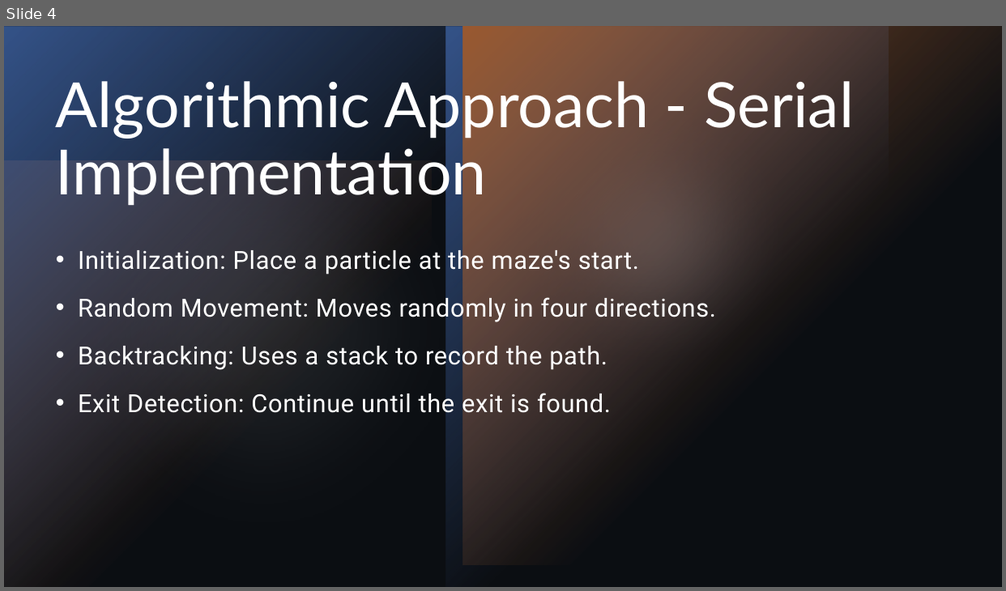
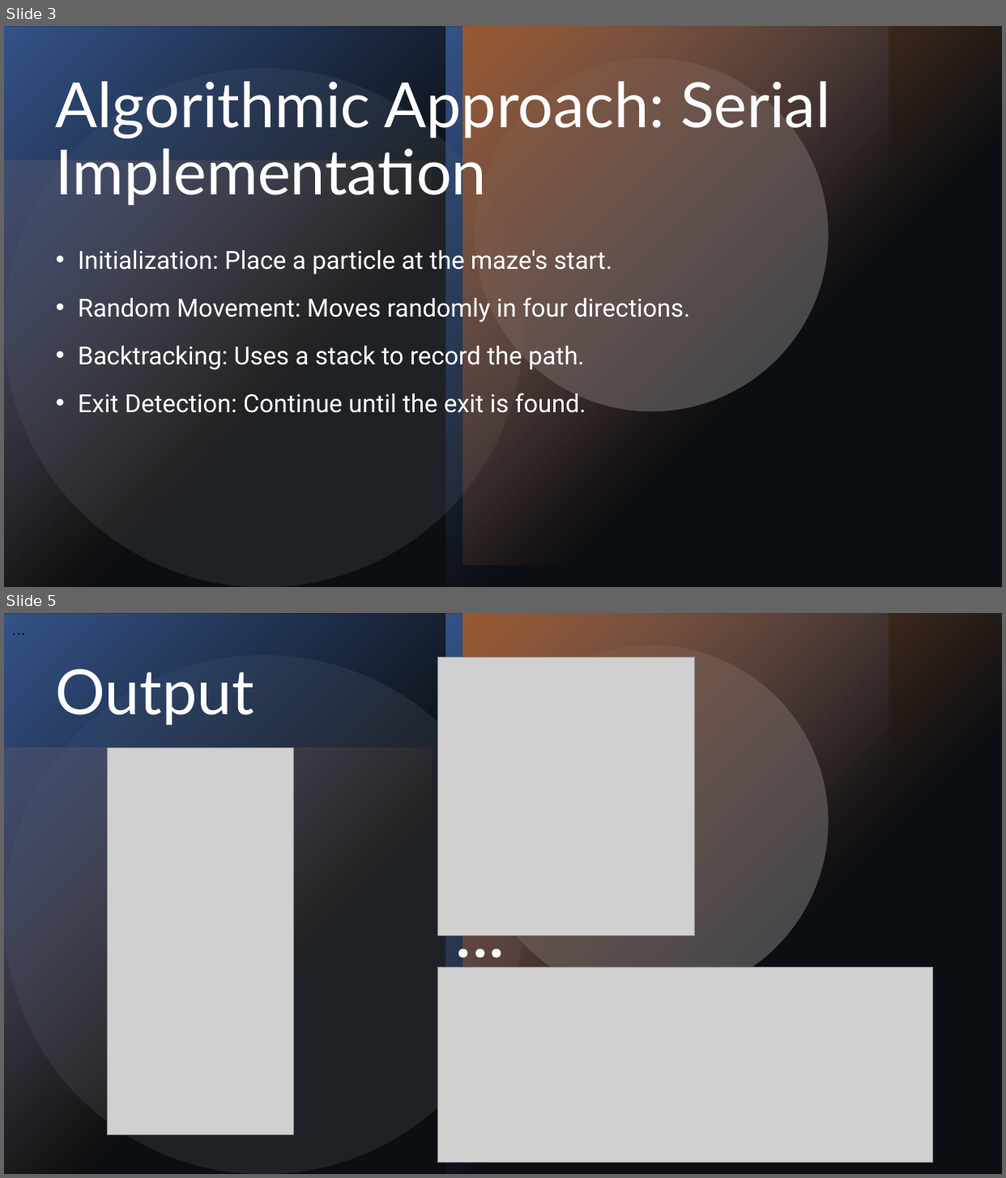
Before and after one commit to R-Marconi01/Maze-Solver, a slide deck: Maze Solver.pptx. Shown one above the other, each under a label of ours: slide 4 before the commit, slides 3 and 5 after it; the slides between them are not shown. The pictures are 1006x591 and 1006x1178 pixels, drawn with LibreOffice and Linux fonts; fonts in the diff are those of the drawing; grey boxes stand for pictures. Boxes give left, top, right and bottom in pixels: in the first picture for what was removed or moved away, otherwise in the second. Text is boxed around its words. In the diff, an @@ line names an element or a change of style, - is before the commit and + after.

```diff
--- a/Maze Solver.pptx
+++ b/Maze Solver.pptx
@@ slide 5 added at (4,613,1002,1174), background #000000; not listed: 7 template elements that a slide beside it also shows @@
@@ text added at (4,613,249,646), 14 pt, text #000000 @@
+…
@@ picture added at (438,658,695,935) @@
@@ title added at (56,669,254,726), 60 pt, text #FFFFFF @@
+Output
@@ picture added at (108,747,294,1135) @@
@@ text added at (445,871,560,903), 77 pt, text #FFFFFF @@
+…
@@ picture added at (438,968,933,1163) @@
@@ what was slide 4 is now slide 3 @@
@@ slide 3 changed as well @@
@@ mirrored; rotation 180 to 0 degrees in 3 elements at (4,26,446,587), (446,26,889,587), (463,26,1002,565) @@
@@ title at (56,74,830,206): text changed @@
-Algorithmic Approach - Serial Implementation
+Algorithmic Approach: Serial Implementation
@@ mirrored; rotation 0 to 180 degrees in 3 elements at (475,58,829,412), (4,68,523,587), (4,160,432,587) @@
@@ text "Initialization: Place a particle at ..." at (78,246,691,419): letter spacing 0.5 to 0 pt; less space between paragraphs @@
```
Also in this commit, not shown: 3 other slides changed, 3 other slides added, 4 slides removed.
